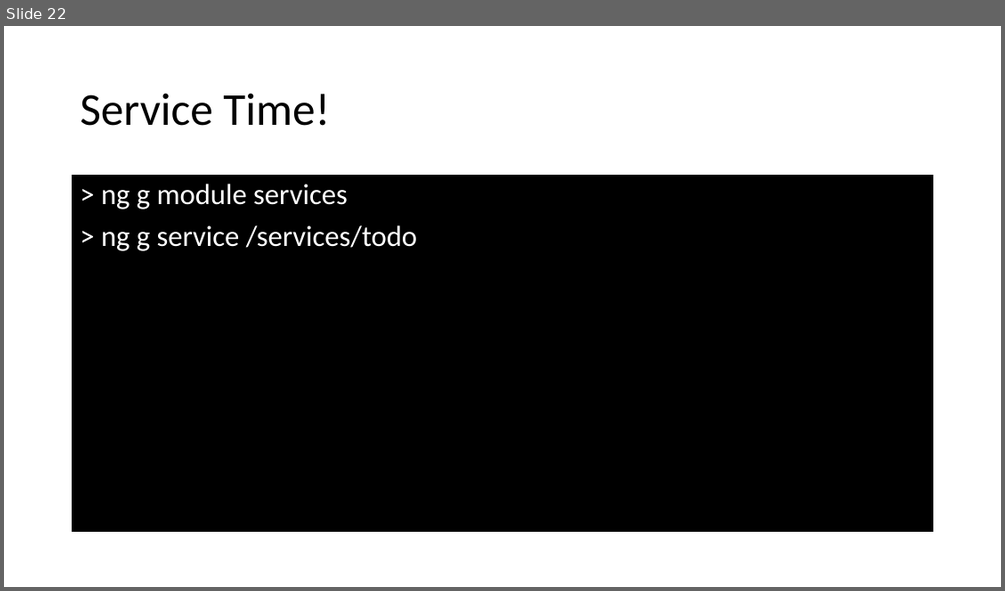
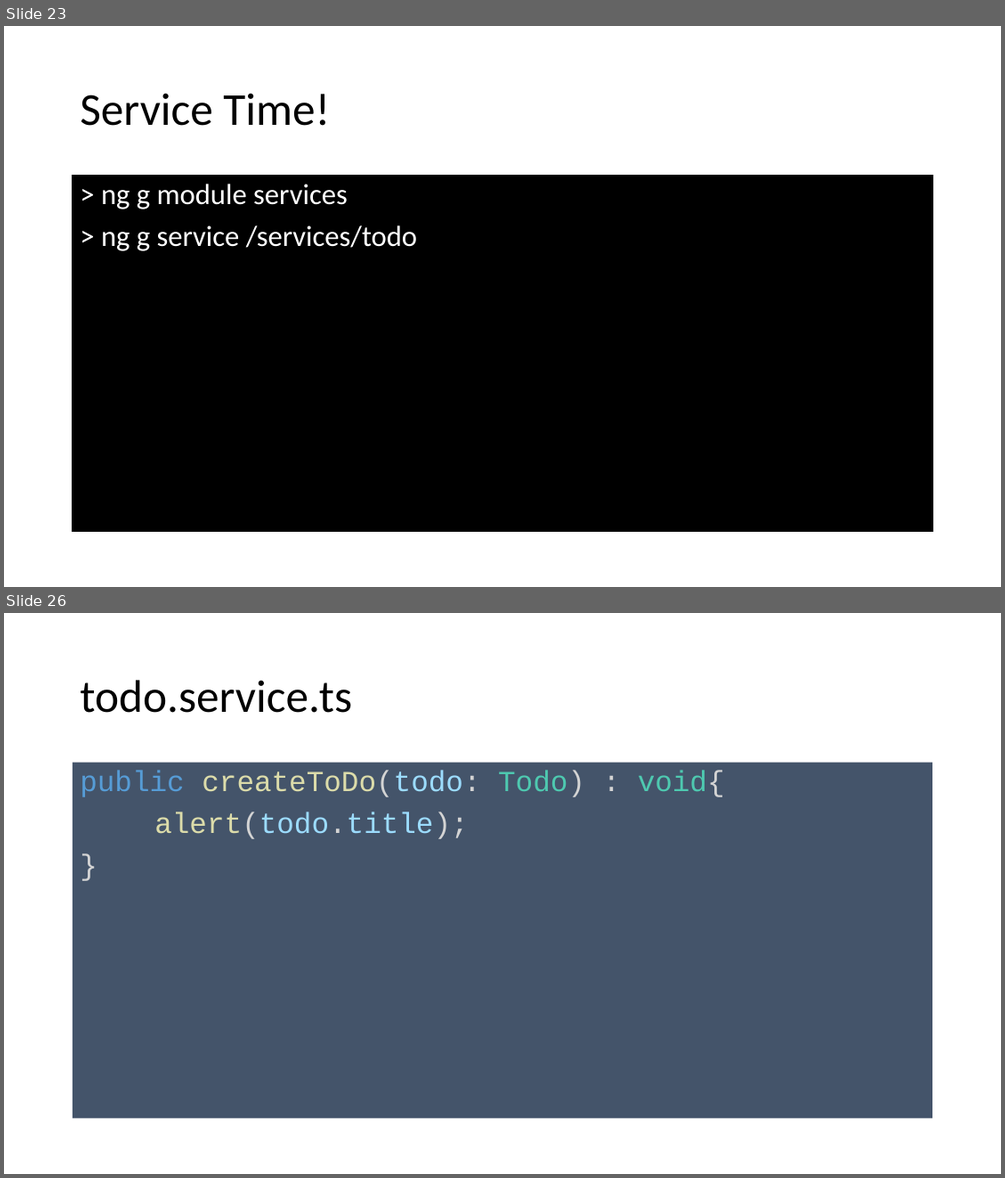
Before and after one commit to spirit-coding/todo-app-aj33349, a slide deck: Angular2.pptx. Shown one above the other, each under a label of ours: slide 22 before the commit, slides 23 and 26 after it; the slides between them are not shown. The pictures are 1005x591 and 1005x1178 pixels, drawn with LibreOffice and Linux fonts; fonts in the diff are those of the drawing. Boxes give left, top, right and bottom in pixels: in the first picture for what was removed or moved away, otherwise in the second. Text is boxed around its words. In the diff, an @@ line names an element or a change of style, - is before the commit and + after.

Commit message:
start service calls

```diff
--- a/Angular2.pptx
+++ b/Angular2.pptx
@@ slide 26 added at bbox=[4, 613, 1001, 1174], background #FFFFFF @@
@@ title added at bbox=[80, 680, 352, 713], 44 pt, text #000000 @@
+todo.service.ts
@@ text added at bbox=[73, 763, 933, 1119], fill #44546A, 28 pt, text #DCDCAA @@
+public createToDo(todo: Todo) : void{
+alert(todo.title);
+}
@@ what was slide 22 is now slide 23 @@
```
Also in this commit, not shown: 9 slides changed, 4 other slides added, 3 other files.
